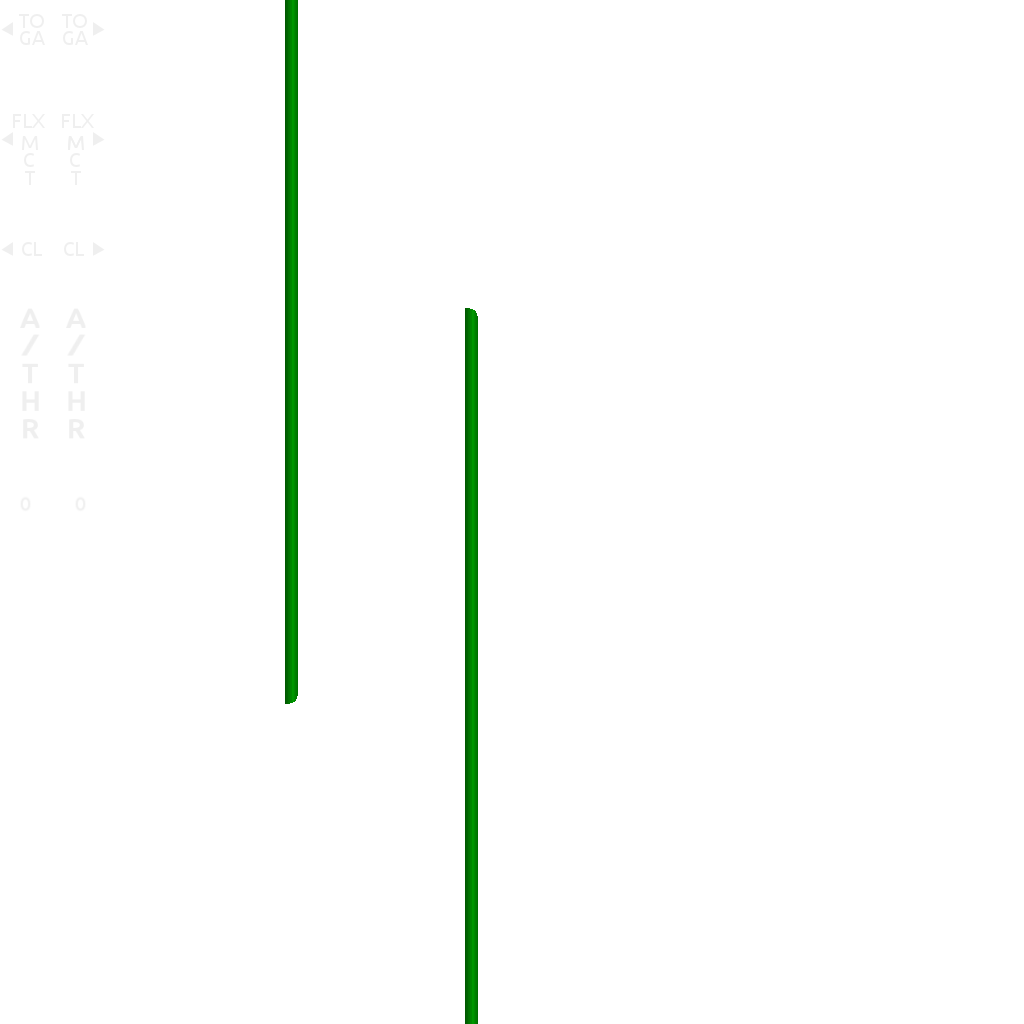
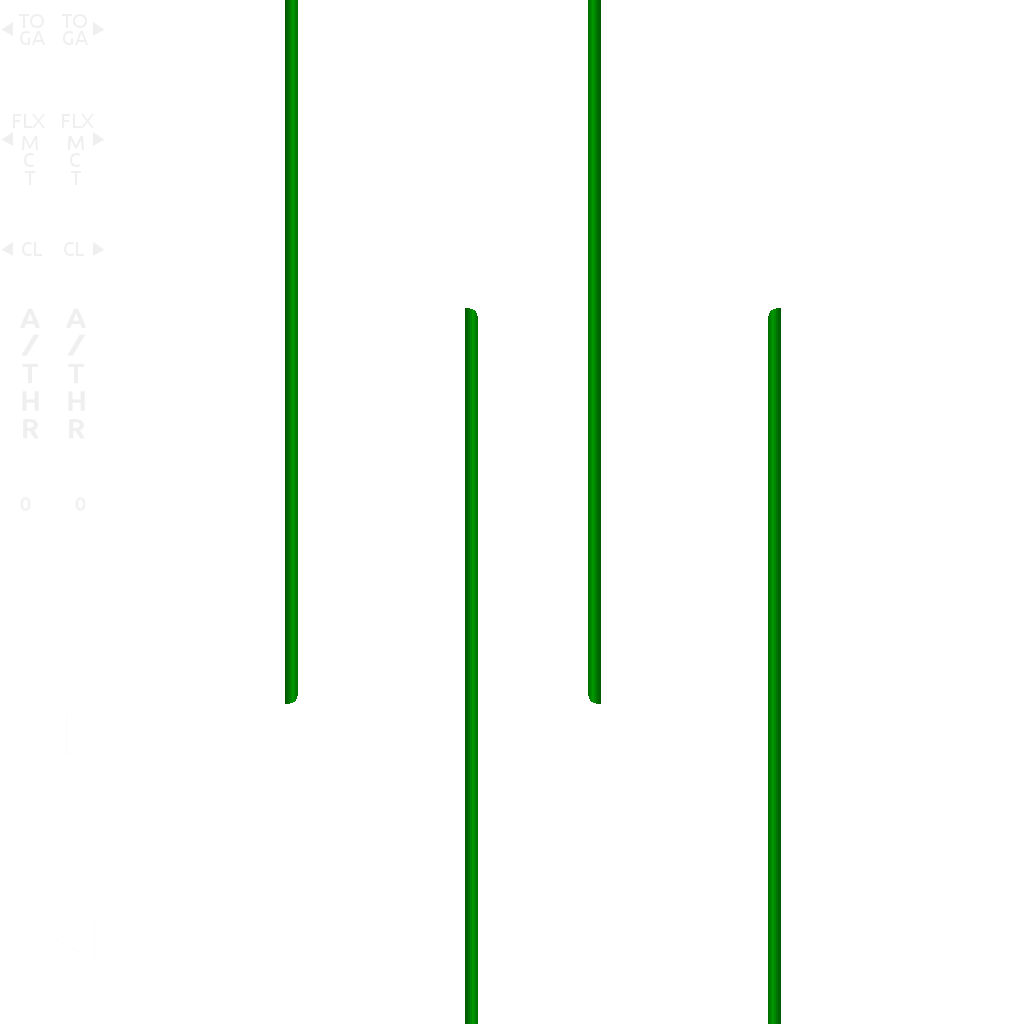
Comparing the layer stacks of the two 1024 × 1024 images. Changes:
added layer "Eingefügte Ebene #1" above "Eingefügte Ebene" over [768, 308, 781, 697]
added layer "Eingefügte Ebene" above "Text_Merged-Kopie" over [768, 308, 781, 719]
added layer "Text_Merged-Kopie" above "Text_Merged" over [768, 308, 781, 723]
added layer "Eingefügte Ebene #2" above "thr_lt.png" over [588, 0, 781, 1024]
painted on "thr_lt.png" over [56, 711, 105, 960]
